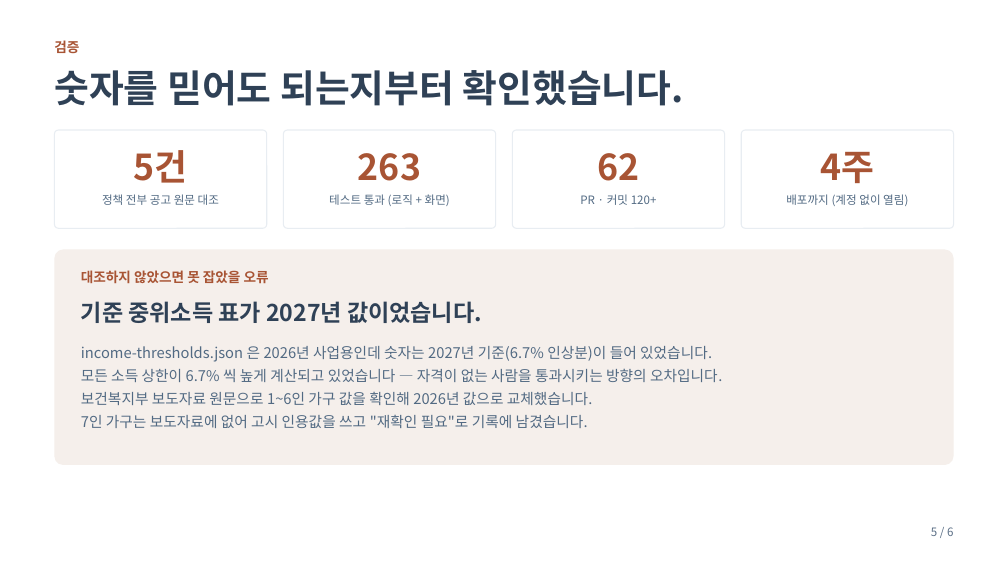
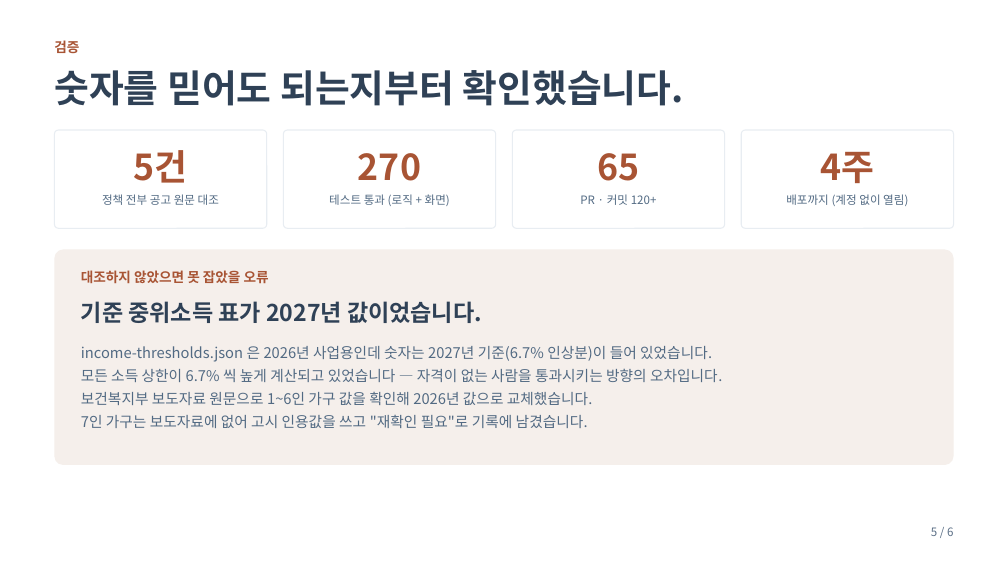
Before and after one commit to Campus-AX-Ton-wku/Wonvengers, a slide deck: slide 5 of docs/발표/Perky_IR덱.pptx. Drawn at 1008x567 pixels with LibreOffice and Linux fonts; fonts in the diff are those of the drawing. Boxes give left, top, right and bottom in pixels: in the first picture for what was removed or moved away, otherwise in the second. Text is boxed around its words. In the diff, an @@ line names an element or a change of style, - is before the commit and + after.

```diff
--- a/docs/발표/Perky_IR덱.pptx
+++ b/docs/발표/Perky_IR덱.pptx
@@ text at box(358, 153, 421, 181): text changed @@
-263
+270
@@ text at box(597, 153, 639, 181): text changed @@
-62
+65
```
Also in this commit, not shown: 1 other file.
